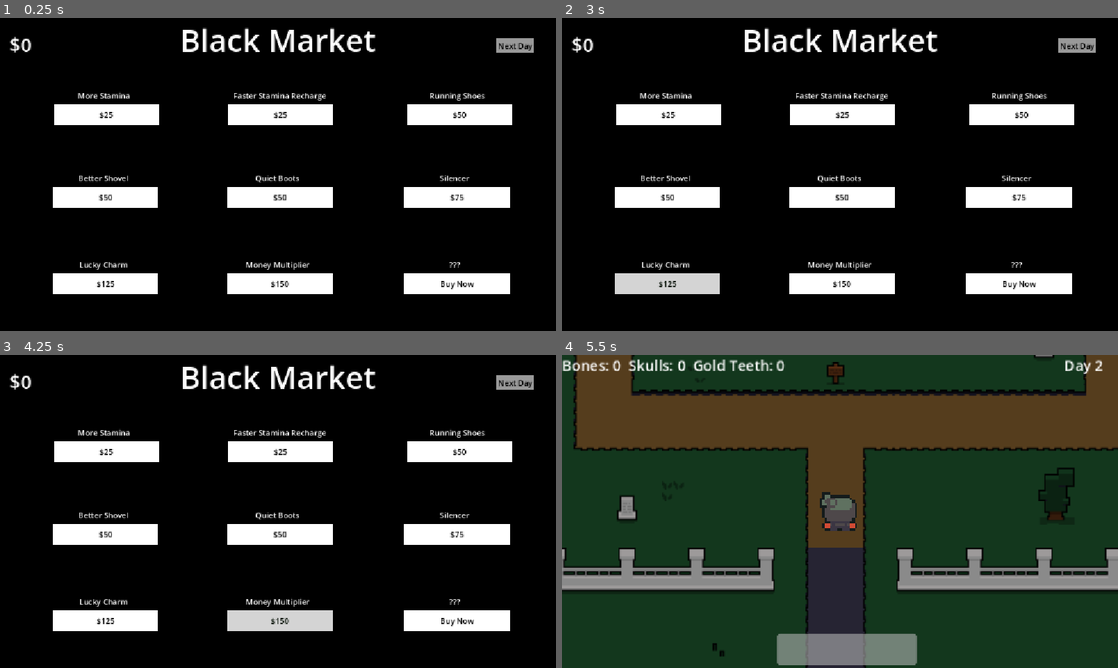
Above: before the commit, frames 1-4 (two rows, left to right).
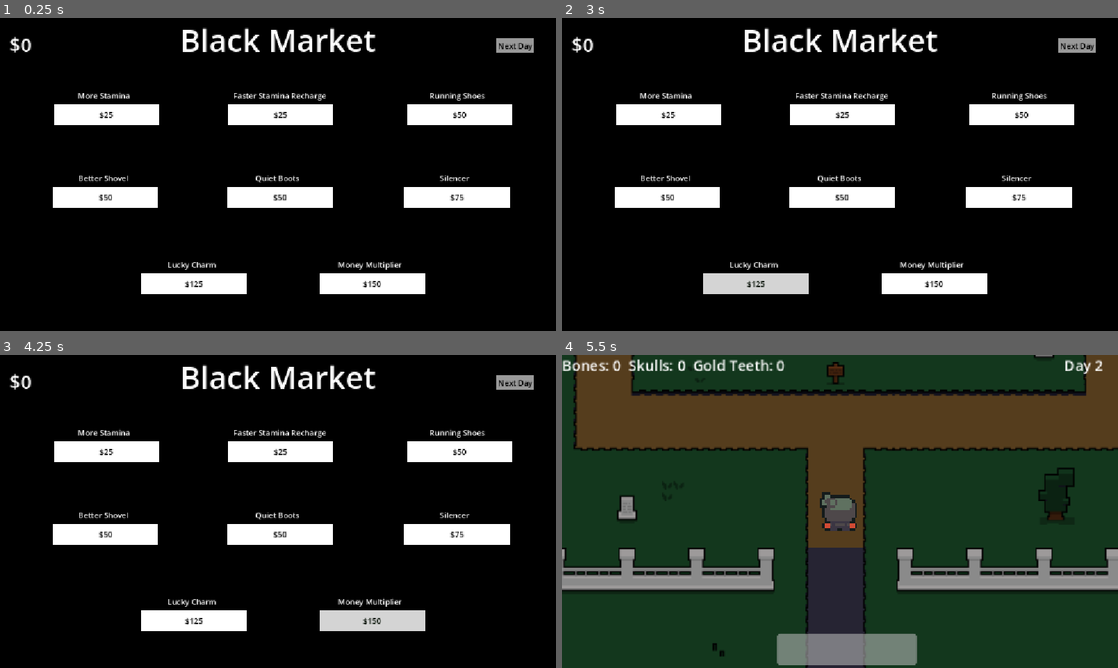
Above: after the commit, the same moments.

Repository: Astern27/Bare-Bones-Game
Game: Godot game, scene res://Levels/market.tscn
Same seed, same stepped clock (60 frames per second), same inputs: the game is played once before the commit and once after it. This scene is started directly instead of the project's main scene.
Inputs (mouse positions are in pixels of both pictures, inside the frame that each line leads up to):
- Up to frame 1 (0.25 s): no input
- Up to frame 2 (3 s): click "$25" at 0.5 s; click "$50" at 1.25 s; click "$75" at 2 s; click "$125" at 2.75 s
- Up to frame 3 (4.25 s): click "$150" at 3.5 s
- Up to frame 4 (5.5 s): click (1017, 621) at 4.25 s, where only the run before the commit has a clickable "Buy Now"; click "Next Day" at 5 s

The runs differ from the first frame. In frame 1, 5.1% of the frame differs, in the area x 9-92%, y 77-89%; in frame 2, 5.4%; in frame 3, 5.6%; in frame 4, nothing differs.

Commit message:
Started export process

Diff:
--- a/Levels/market.tscn
+++ b/Levels/market.tscn
@@ -214,9 +214,9 @@
 script = ExtResource("8_2uril")
 
 [node name="Button" type="Button" parent="Node2D7" unique_id=1123763085]
-offset_left = -466.0
+offset_left = -283.0
 offset_top = 204.0
-offset_right = -248.0
+offset_right = -65.0
 offset_bottom = 248.0
 theme_override_colors/font_color = Color(0, 0, 0, 1)
 theme_override_colors/font_pressed_color = Color(0, 0, 0, 1)
@@ -228,9 +228,9 @@
 metadata/_edit_use_anchors_ = true
 
 [node name="Label" type="Label" parent="Node2D7" unique_id=1297866786]
-offset_left = -455.0
+offset_left = -272.0
 offset_top = 175.0
-offset_right = -268.0
+offset_right = -85.0
 offset_bottom = 203.0
 text = "Lucky Charm"
 label_settings = SubResource("LabelSettings_h5spr")
@@ -241,9 +241,9 @@
 script = ExtResource("9_1o5wd")
 
 [node name="Button" type="Button" parent="Node2D8" unique_id=841864290]
-offset_left = -105.0
+offset_left = 86.0
 offset_top = 204.0
-offset_right = 113.0
+offset_right = 304.0
 offset_bottom = 248.0
 theme_override_colors/font_color = Color(0, 0, 0, 1)
 theme_override_colors/font_pressed_color = Color(0, 0, 0, 1)
@@ -255,37 +255,11 @@
 metadata/_edit_use_anchors_ = true
 
 [node name="Label" type="Label" parent="Node2D8" unique_id=1135259292]
-offset_left = -94.0
+offset_left = 97.0
 offset_top = 175.0
-offset_right = 93.0
+offset_right = 284.0
 offset_bottom = 203.0
 text = "Money Multiplier"
-label_settings = SubResource("LabelSettings_h5spr")
-horizontal_alignment = 1
-metadata/_edit_use_anchors_ = true
-
-[node name="Node2D9" type="Node2D" parent="." unique_id=2104052815]
-
-[node name="Button" type="Button" parent="Node2D9" unique_id=684787041]
-offset_left = 262.0
-offset_top = 204.0
-offset_right = 480.0
-offset_bottom = 248.0
-theme_override_colors/font_color = Color(0, 0, 0, 1)
-theme_override_colors/font_pressed_color = Color(0, 0, 0, 1)
-theme_override_colors/font_hover_color = Color(0, 0.043137256, 0, 1)
-theme_override_styles/normal = SubResource("StyleBoxFlat_hboqi")
-theme_override_styles/pressed = SubResource("StyleBoxFlat_8ceqg")
-theme_override_styles/hover = SubResource("StyleBoxFlat_f3crt")
-text = "Buy Now"
-metadata/_edit_use_anchors_ = true
-
-[node name="Label" type="Label" parent="Node2D9" unique_id=681713063]
-offset_left = 273.0
-offset_top = 175.0
-offset_right = 460.0
-offset_bottom = 203.0
-text = "???"
 label_settings = SubResource("LabelSettings_h5spr")
 horizontal_alignment = 1
 metadata/_edit_use_anchors_ = true
Not shown, added: export_presets.cfg
Binary file added: web_export/index.apple-touch-icon.png
Not shown, added: web_export/index.apple-touch-icon.png.import
Binary file added: web_export/index.icon.png
Not shown, added: web_export/index.icon.png.import
Binary file added: web_export/index.png
Not shown, added: web_export/index.png.import
Not shown, added: web_export/index.audio.position.worklet.js
Not shown, added: web_export/index.audio.worklet.js
Not shown, added: web_export/index.html
Not shown, added: web_export/index.js
Not shown, added: web_export/index.pck
(and 1 more such lines)
